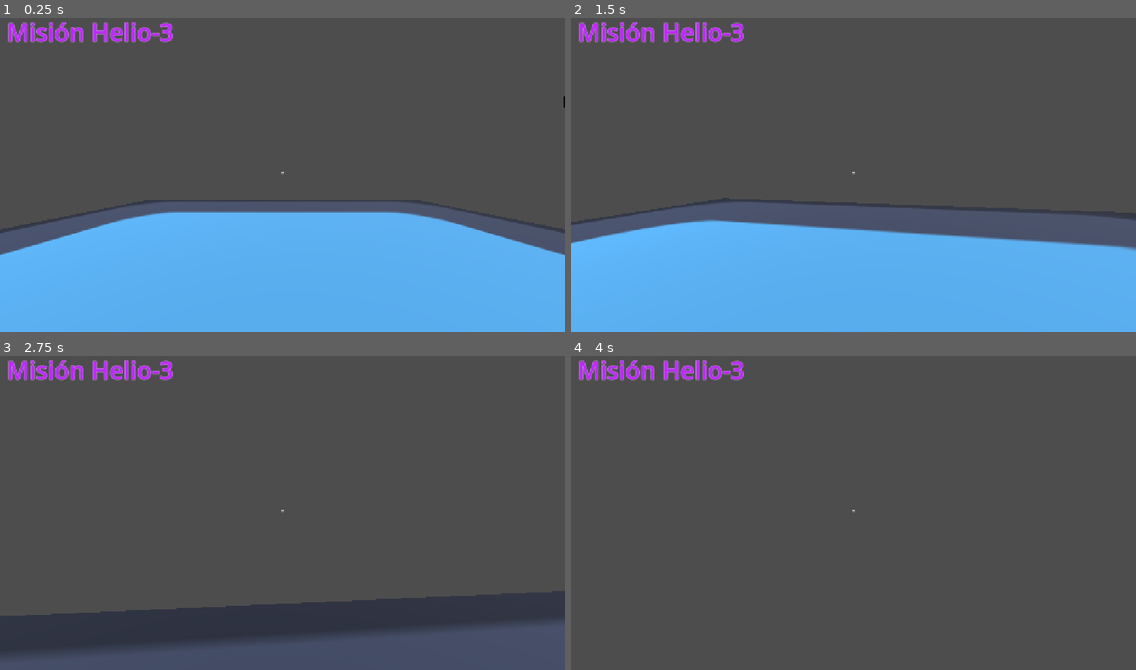
Above: before the commit, frames 1-4 (two rows, left to right).
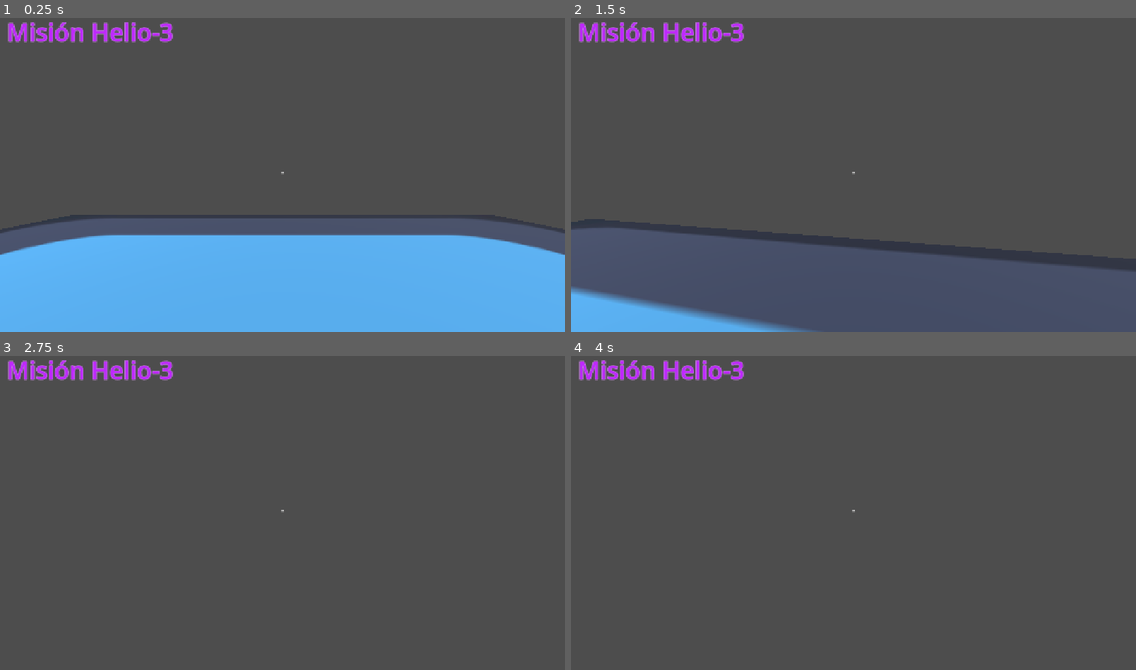
Above: after the commit, the same moments.

Repository: Camubermu/mision-helio-3
Game: Godot game, scene res://scenes/main.tscn
Two runs of this game, one before a commit and one after it. Both use one fixed random seed, a clock stepped at 60 frames per second and the inputs below. The engine's default icon, where the game draws it, is replaced by a stand-in: a white triangle on a blue panel in a dark square.
Inputs (mouse positions are in pixels of both pictures, inside the frame that each line leads up to):
- Up to frame 1 (0.25 s): no input
- Up to frame 2 (1.5 s): tap Enter at 0.5 s; move the mouse to (881, 171) at 0.52 s; hold W (forward) from 0.53 s (still down); move the mouse to (825, 175) at 1.27 s
- Up to frame 3 (2.75 s): keep holding W (forward); move the mouse to (293, 506) at 2.02 s
- Up to frame 4 (4 s): keep holding W (forward); move the mouse to (847, 516) at 2.77 s; tap Space at 3.5 s; move the mouse to (893, 516) at 3.52 s

The runs differ from the first frame. In frame 1, 7.1% of the frame differs, in the area x 3-100%, y 24-74%; in frame 2, 36%, in the area x 0-100%, y 57-100%; in frame 3, 17%; in frame 4, nothing differs.

Commit message:
Fix collision boxes

Diff:
--- a/scenes/main.tscn
+++ b/scenes/main.tscn
@@ -17,7 +17,6 @@
 
 [sub_resource type="BoxMesh" id="BoxMesh_153fh"]
 material = SubResource("StandardMaterial3D_sgp6g")
-size = Vector3(1, 1, 1.5683594)
 
 [sub_resource type="LabelSettings" id="LabelSettings_0wfyh"]
 font_size = 55
@@ -60,15 +59,8 @@
 [node name="player" parent="." unique_id=332937270 instance=ExtResource("2_0wfyh")]
 transform = Transform3D(1, 0, 0, 0, 1, 0, 0, 0, 1, 0, 1.5144296, 0)
 
-[node name="MeshInstance3D" type="MeshInstance3D" parent="." unique_id=1167158189]
-transform = Transform3D(15, 0, 0, 0, 1, 0, 0, 0, 15, -0.004719734, -2.3841858e-07, -0.0025999546)
-mesh = SubResource("BoxMesh_153fh")
-
-[node name="CollisionShape3D" type="CollisionShape3D" parent="MeshInstance3D" unique_id=1818105660]
-shape = SubResource("BoxShape3D_153fh")
-
 [node name="MeshInstance3D2" type="MeshInstance3D" parent="." unique_id=1168595001]
-transform = Transform3D(15, 0, 0, 0, 1, 0, 0, 0, 15, 31.672844, 8.089929, -6.202505)
+transform = Transform3D(15, 0, 0, 0, 1, 0, 0, 0, 15, 36.140347, 7.5073757, -8.805583)
 mesh = SubResource("BoxMesh_153fh")
 
 [node name="CollisionShape3D" type="CollisionShape3D" parent="MeshInstance3D2" unique_id=913177664]
